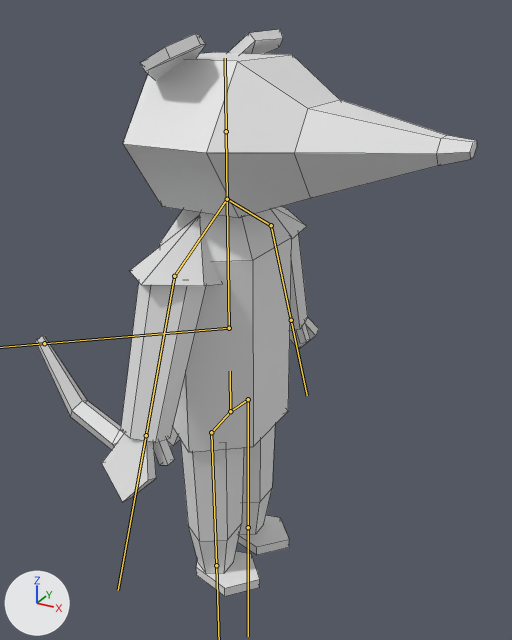
The FBX model Assets/Models/Characters/opossum.fbx: old version first, new version second.
Before and after are seen from a 50 mm lens placed at (3.47, -5.75, 5.96), pointed at (0.16, 0.28, 2.95). The lights are fixed; the arrows at lower left show +X, +Y and +Z. The bones that bend it are drawn over the model as lines. Mesh edges are drawn as thin lines.

Names of what the first picture shows: 'Opossum'.
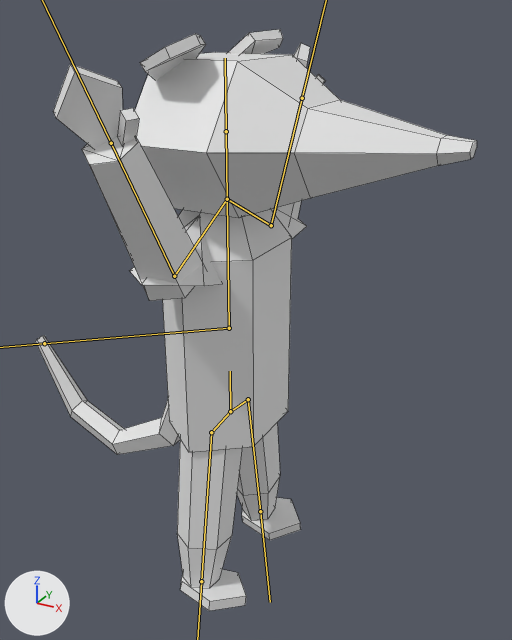
The newer file adds an action. The first version stands in its rest pose; the second is drawn at frame 1 of the action 'Armature|02_Jump'.

What the commit changed:
Bone 'Arm L' (bone_arm_l) turns from (0, 0, 0) to (117, 28, -43) degrees about its own x, y and z.
Bone 'Arm R' (bone_arm_r) turns from (0, 0, 0) to (-117, -28, -43) degrees about its own x, y and z.
Bone 'Leg L' (bone_leg_l) turns from (0, 0, 0) to (10, 0, 0) degrees about its own x, y and z.
Bone 'Leg R' (bone_leg_r) turns from (0, 0, 0) to (-10, 0, 0) degrees about its own x, y and z.

Location of each change, (x1, y1, x2, y2) in pixels of the pictures (512 x 640 px):
'Opossum', posed
    before: (35, 29, 477, 596)
    after: (35, 29, 477, 611)
bone 'Arm L', root to tip
    before: (271, 225) to (291, 320)
    after: (271, 225) to (302, 98)
bone 'Arm R', root to tip
    before: (174, 276) to (146, 435)
    after: (174, 276) to (111, 143)
bone 'Leg L', root to tip
    before: (248, 399) to (248, 527)
    after: (248, 399) to (260, 511)
bone 'Leg R', root to tip
    before: (211, 432) to (216, 565)
    after: (211, 432) to (201, 581)
